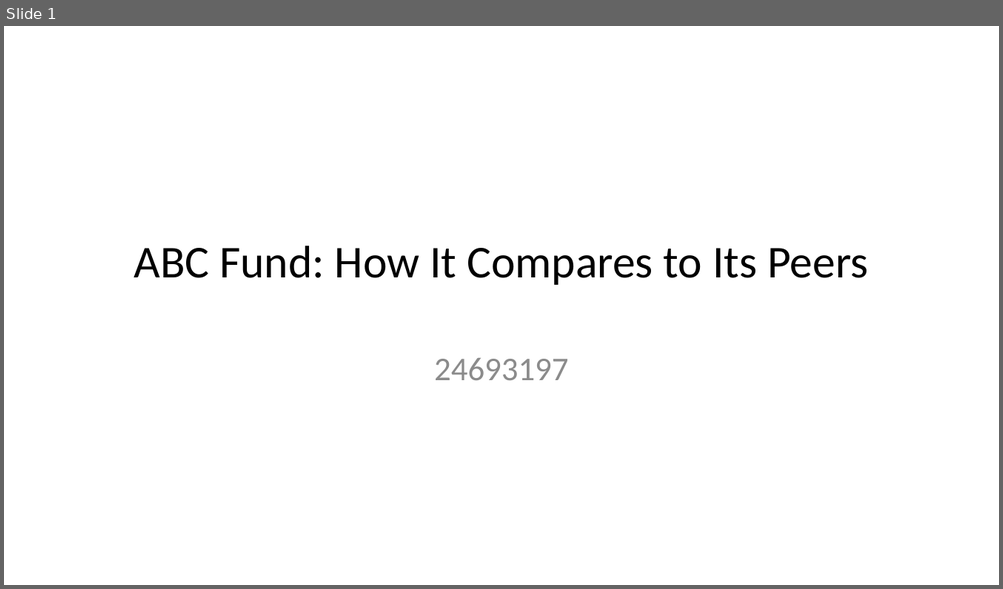
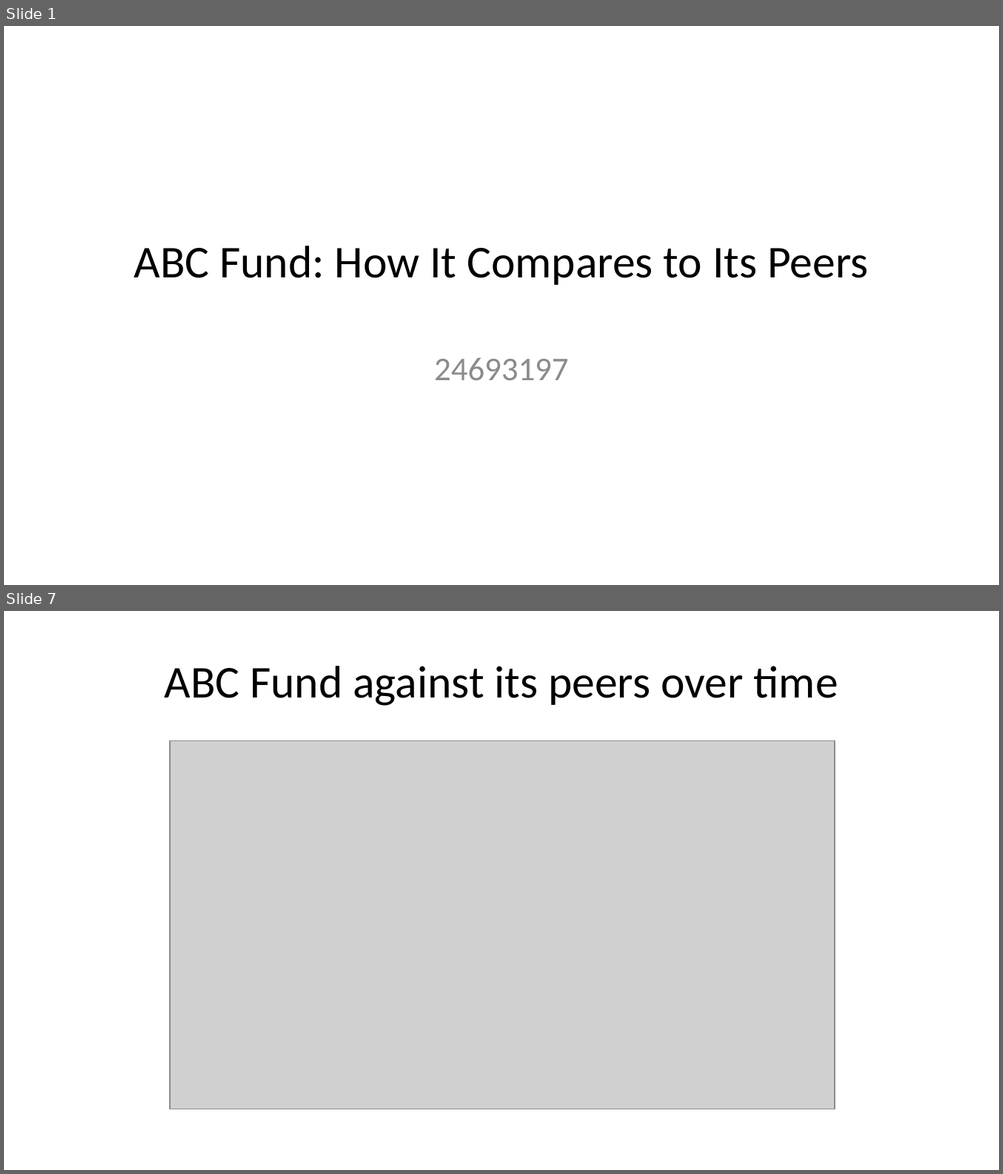
Before and after one commit to cara-burger/24693197_fmx_prax_exam, a slide deck: Questions/Question3/Question3.pptx. Shown one above the other, each under a label of ours: slide 1 before the commit, slides 1 and 7 after it; the slides between them are not shown. The pictures are 1003x589 and 1003x1174 pixels, drawn with LibreOffice and Linux fonts; fonts in the diff are those of the drawing; grey boxes stand for pictures. Boxes give left, top, right and bottom in pixels: in the first picture for what was removed or moved away, otherwise in the second. Text is boxed around its words. In the diff, an @@ line names an element or a change of style, - is before the commit and + after.

```diff
--- a/Questions/Question3/Question3.pptx
+++ b/Questions/Question3/Question3.pptx
@@ slide 7 added at <box>4,611,999,1170</box>, background #FFFFFF @@
@@ title added at <box>164,666,838,706</box>, 33 pt, text #000000 @@
+ABC Fund against its peers over time
@@ picture added at <box>170,741,834,1111</box> @@
```
Also in this commit, not shown: 1 slide changed, 7 other slides added, 1 slide removed, 5 other files.
